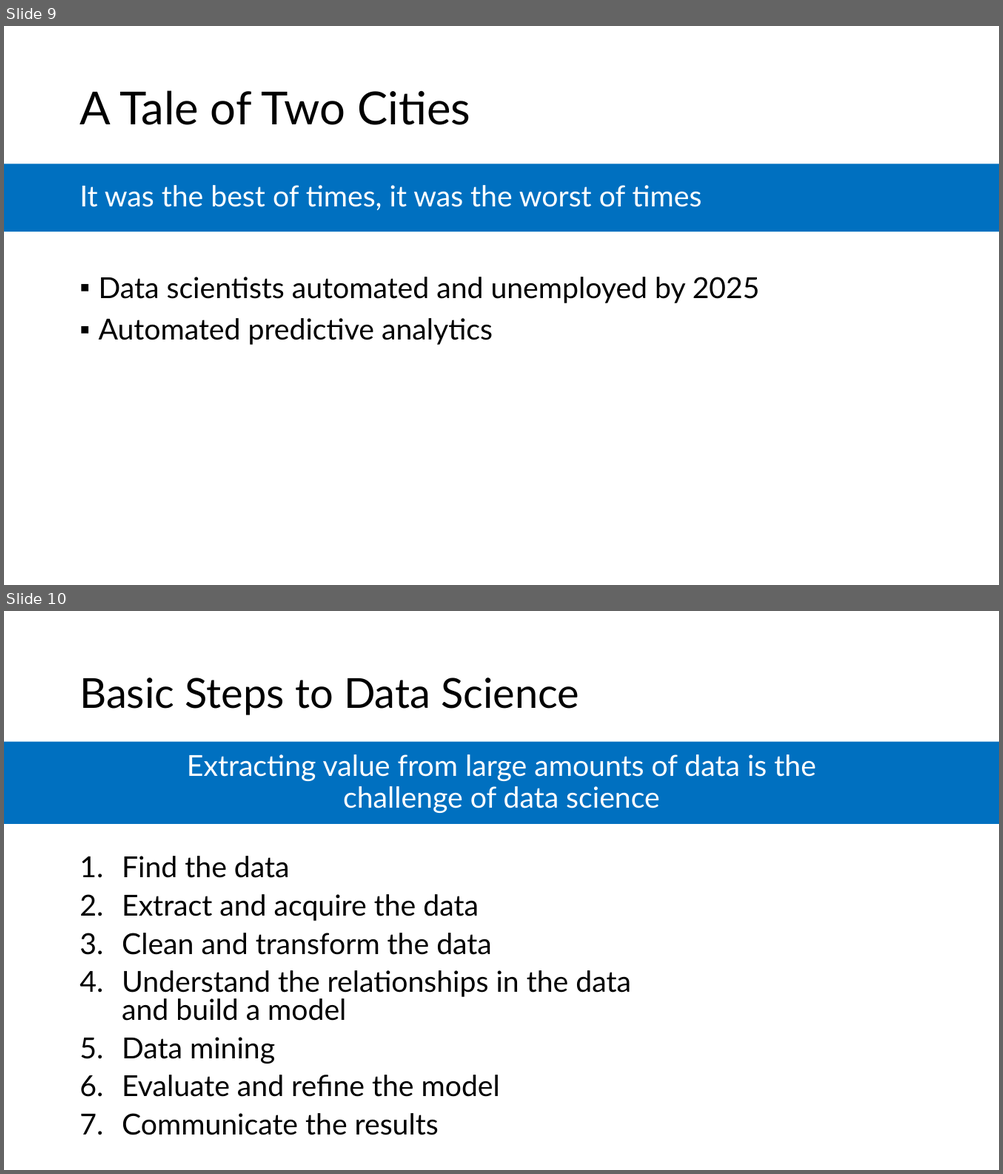
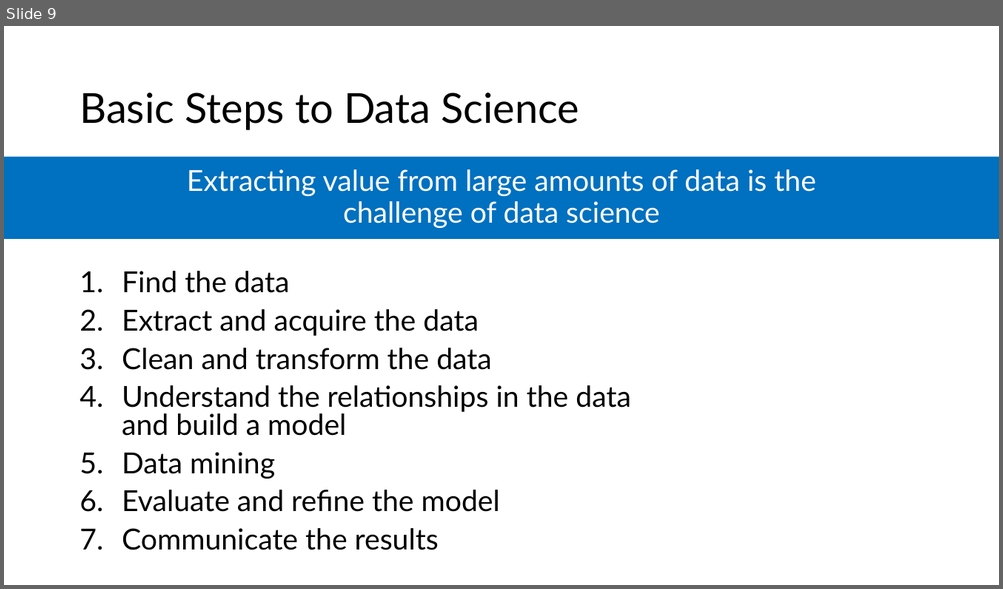
Before and after one commit to microsoft/AcademicContent, a slide deck: Complimentary Course Content/Module5/Lessons/Module5_Lesson1 Data Science and Machine Learning Overview.pptx. Shown one above the other, each under a label of ours: slides 9 and 10 before the commit, slide 9 after it. The pictures are 1003x1174 and 1003x589 pixels, drawn with LibreOffice and Linux fonts; fonts in the diff are those of the drawing. Boxes give left, top, right and bottom in pixels: in the first picture for what was removed or moved away, otherwise in the second. Text is boxed around its words. In the diff, an @@ line names an element or a change of style, - is before the commit and + after.

```diff
--- a/Complimentary Course Content/Module5/Lessons/Module5_Lesson1 Data Science and Machine Learning Overview.pptx
+++ b/Complimentary Course Content/Module5/Lessons/Module5_Lesson1 Data Science and Machine Learning Overview.pptx
@@ slide 9 removed at [4, 26, 999, 585], background #FFFFFF @@
@@ title removed at [79, 90, 470, 125] @@
-A Tale of Two Cities
@@ rectangle removed at [4, 164, 999, 232] @@
@@ text removed at [79, 185, 702, 210] @@
-It was the best of times, it was the worst of times
@@ text removed at [99, 277, 760, 345] @@
-▪ Data scientists automated and unemployed by 2025
-▪ Automated predictive analytics
@@ what was slide 10 is now slide 9 @@
```
Also in this commit, not shown: 1 slide changed.
